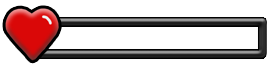
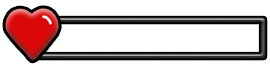
Layers edited between the first and the second w=270, h=72 image:
added layer "Bar_Outer copy" above "Bar_Outer" over [40, 17, 266, 59]
hid "Bar_Outer" over [40, 17, 266, 59]
